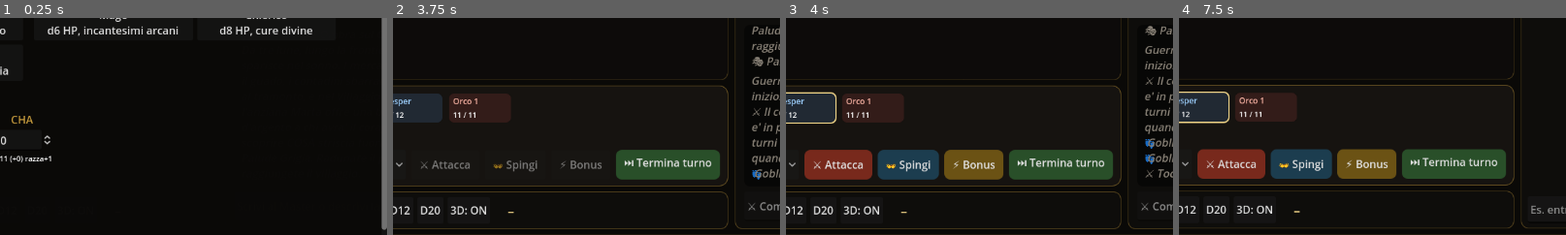
Above: before the commit, frames 1-4 (left to right).
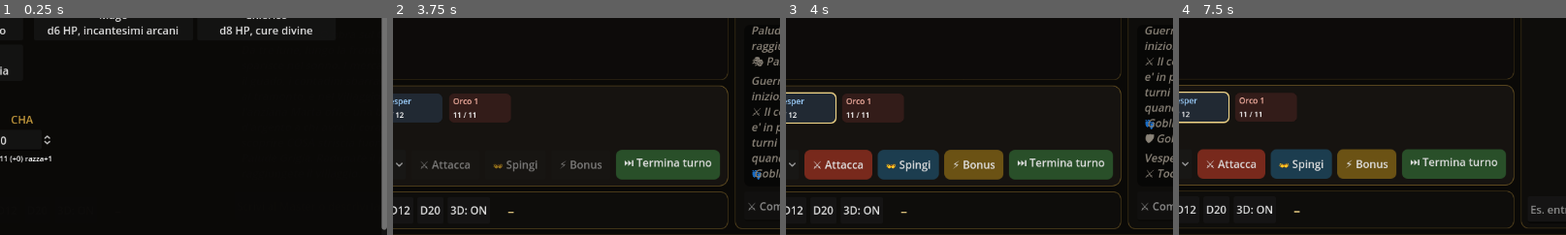
Above: after the commit, the same moments.

Repository: fanaragabriele2-coder/vtt-ventimiglia
Game: Godot game, scene res://main.tscn
Same seed, same stepped clock (60 frames per second), same inputs: the game is played once before the commit and once after it.
Inputs (mouse positions are % of the whole screen's width and height, from its top left):
- Up to frame 1 (0.25 s): no input
- Up to frame 2 (3.75 s): click (94, 40) at 0.52 s; type "12" at 0.6 s; click (92, 89) at 0.75 s; type "12" at 0.83 s; click "🏳 Fine scontro" at 1.25 s; click "🎲 INIZIA L'AVVENTURA" at 2 s; click "⚔ Evoca 2 Goblin" at 2.75 s; click "💀 Evoca Orco" at 3.5 s
- Up to frame 3 (4 s): no input
- Up to frame 4 (7.5 s): click "🐺 IA Nemica: ON" at 4.25 s; click "🐺 IA Nemica: OFF" at 5 s; click "🔊 Voce Master: ON" at 5.75 s; click "🔇 Voce Master: OFF" at 6.5 s; click "📖 Storia" at 7.25 s
The pictures show only the part of the screen within x 50-100%, y 45-95%; the shares and areas given below are measured in that part.

Frames 1-2 are identical in both runs. In frame 3, 1.9% of the frame differs, in the area x 92-100%, y 3-68%; in frame 4, nothing differs.

Commit message:
Godot: audit combat (4 bug corretti) + Mondo v2 con i luoghi della campagna
COMBAT — lettura integrale dei moduli, 4 bug reali corretti:
- Attacco dei PG derivato DALLA SCHEDA (prima: +4 e 1d8+2 fissi per tutti):
  bonus = competenza + miglior mod FOR/DES/INT/SAG, danno = dado di classe
  (barbaro 1d12, mago 1d10, chierico 1d6...) + mod; aggiornato anche in
  _sync_pcs_from_characters (level-up a meta' campagna).
- end_combat ora chiama ConditionsManager.reset() e SurfacesManager.reset():
  prima NESSUNO li chiamava e col round riazzerato la scadenza non scattava
  mai (differenza negativa) — condizioni e fiamme fantasma infestavano lo
  scontro successivo. L'elevazione resta (terreno, non effetto).
- remove_combatant sul turno corrente: il turno passa al prossimo VIVO via
  _find_next_living_index (prima poteva incagliarsi su uno sconfitto).
- EnemyAI._cella_libera_verso: i nemici non si accatastano piu' sulla
  stessa cella (accorciano il passo fino alla prima cella libera).
- Specchi Python: attacco da scheda, salto dei morti, anti-sovrapposizione.

MONDO v2 — la mappa diventa un LUOGO:
- sentieri dal villaggio a ogni tappa della campagna (mai sopra l'acqua),
  palizzata con varchi sulle strade + pozzo in piazza + 8 case, cerchio di
  pietre con alone violaceo nella Palude (l'arena del finale), accampamento
  alle Rocce (tende, gabbie vuote, braci), molo e barca sul Lago, rovine di
  torre nei Prati, canneti al Guado, fiori. Stesse 9 tessere/etichette:
  campagna e salvataggi restano compatibili.
- ROADMAP Parte 4: esito audit + prossimi passi ordinati per impatto.

Co-Authored-By: Claude Opus 4.8 <noreply@anthropic.com>
Claude-Session: https://claude.ai/code/session_01EitiiDafKKu7YfdrUthcuc

Diff:
--- a/godot/scripts/combat/combat_manager.gd
+++ b/godot/scripts/combat/combat_manager.gd
@@ -34,6 +34,12 @@
 
 const MONSTERS_PATH: String = "res://data/monsters.json"
 const PC_PREFIX: String = "pc-"
+# Dado di danno dell'arma "di elezione" di ogni classe (senza il modificatore, aggiunto a parte):
+# la scheda ORA conta — un barbaro picchia da barbaro, un chierico no.
+const DADO_DANNO_CLASSE: Dictionary = {
+	"guerriero": "1d8", "barbaro": "1d12", "ladro": "1d8",
+	"ranger": "1d8", "mago": "1d10", "chierico": "1d6",
+}
 
 var _monster_catalog: Array[Dictionary] = []
 var _combatants: Array[Dictionary] = []
@@ -74,8 +80,26 @@
 	return String(c.get("characterId", "")) if not c.is_empty() else ""
 
 
+## Statistiche d'attacco DERIVATE DALLA SCHEDA (prima erano fisse 4 / 1d8+2 per tutti):
+## bonus = competenza + il miglior modificatore da combattimento (FOR/DES/INT/SAG — copre
+## marziali, schermitori e incantatori); danno = dado della classe + lo stesso modificatore.
+func _attacco_da_scheda(c: CharacterData) -> Dictionary:
+	var mod: int = maxi(
+		maxi(c.modifier_of("str"), c.modifier_of("dex")),
+		maxi(c.modifier_of("int"), c.modifier_of("wis"))
+	)
+	var dado: String = String(DADO_DANNO_CLASSE.get(c.class_name_label.to_lower(), "1d8"))
+	var formula: String = dado
+	if mod > 0:
+		formula += "+%d" % mod
+	elif mod < 0:
+		formula += str(mod)
+	return { "bonus": c.proficiency_bonus + mod, "formula": formula }
+
+
 func _make_pc_combatant(c: CharacterData) -> Dictionary:
 	# Specchia la scheda del membro; gli HP restano autorevoli in CharacterManager, qui e' un riflesso.
+	var attacco: Dictionary = _attacco_da_scheda(c)
 	return {
 		"id": pc_id_di(c.id), "kind": "pc", "characterId": c.id,
 		"name": c.character_name,
@@ -85,7 +109,9 @@
 		"temporaryHitPoints": c.hp_temporary,
 		"initiative": 0,
 		"initiativeBonus": c.modifier_of("dex"),
-		"attackBonus": 4, "damageFormula": "1d8+2", "defeated": c.hp_current <= 0,
+		"attackBonus": int(attacco["bonus"]),
+		"damageFormula": String(attacco["formula"]),
+		"defeated": c.hp_current <= 0,
 	}
 
 
@@ -266,6 +292,12 @@
 	_round = 0
 	_current_turn_index = -1
 	_last_event = "Combattimento terminato."
+	# Gli EFFETTI TRANSITORI muoiono con lo scontro: condizioni e superfici di un combattimento
+	# non devono infestare il successivo (il round riparte da 1 e la loro scadenza non
+	# scatterebbe MAI: "round_attuale - appliedAt" diventerebbe negativo). L'elevazione invece
+	# resta: e' terreno dell'arena, non un effetto.
+	ConditionsManager.reset()
+	SurfacesManager.reset()
 	GameState.set_combat_active(false)
 	combat_ended.emit()
 	_allinea_pc_roster()
@@ -327,6 +359,10 @@
 		pc["temporaryHitPoints"] = c.hp_temporary
 		pc["initiativeBonus"] = c.modifier_of("dex")
 		pc["defeated"] = c.hp_current <= 0
+		# Anche l'attacco segue la scheda (level-up o caratteristiche cambiate a meta' campagna).
+		var attacco: Dictionary = _attacco_da_scheda(c)
+		pc["attackBonus"] = int(attacco["bonus"])
+		pc["damageFormula"] = String(attacco["formula"])
 
 
 # --- Dadi e formule di danno (porting fedele di rollD20WithMode / rollDamageFormula) ---
@@ -599,9 +635,12 @@
 		# tolto l'ultimo nemico: e' comunque una fine dello scontro (senza vittoria "da uccisione")
 		end_combat()
 	elif era_suo_turno:
-		_current_turn_index = _current_turn_index % maxi(1, _combatants.size())
-		var corrente: Dictionary = _combatants[_current_turn_index]
-		turn_changed.emit(String(corrente["id"]), _round)
+		# Il turno passa al PROSSIMO VIVO, non semplicemente a chi e' scivolato in quell'indice
+		# (che potrebbe essere un combattente gia' sconfitto: il giro si bloccherebbe su di lui).
+		var prossimo: int = _find_next_living_index(_current_turn_index - 1)
+		if prossimo >= 0:
+			_current_turn_index = prossimo
+			turn_changed.emit(String(_combatants[_current_turn_index]["id"]), _round)
 	return true
 
 
--- a/godot/scripts/combat/enemy_ai.gd
+++ b/godot/scripts/combat/enemy_ai.gd
@@ -98,7 +98,7 @@
 	if npc_cell != null and pc_cell != null:
 		var dist: int = chebyshev(npc_cell, pc_cell)
 		if dist > 1:
-			var dest: Variant = cella_verso_bersaglio(npc_cell, pc_cell, PORTATA_MOVIMENTO)
+			var dest: Variant = _cella_libera_verso(String(cur["id"]), npc_cell, pc_cell)
 			if dest != null:
 				CombatManager.set_combatant_cell(String(cur["id"]), dest)
 				GameState.announce("👣 %s avanza verso %s." % [String(cur["name"]), String(bersaglio["name"])])
@@ -115,6 +115,27 @@
 	CombatManager.next_turn()
 
 
+## Come cella_verso_bersaglio, ma MAI su una cella gia' occupata da un altro combattente
+## (prima i nemici si accatastavano sullo stesso quadretto): se la destinazione ideale e'
+## presa, accorcia il passo finche' trova una cella libera; se sono tutte prese resta fermo.
+func _cella_libera_verso(npc_id: String, npc_cell: Vector2i, pc_cell: Vector2i) -> Variant:
+	var occupate: Dictionary = {}
+	for c: Dictionary in CombatManager.get_state()["combatants"]:
+		var cid: String = String(c["id"])
+		if cid == npc_id or bool(c["defeated"]):
+			continue
+		var cella: Variant = CombatManager.get_combatant_cell(cid)
+		if cella != null:
+			occupate[cella] = true
+	for passi: int in range(PORTATA_MOVIMENTO, 0, -1):
+		var dest: Variant = cella_verso_bersaglio(npc_cell, pc_cell, passi)
+		if dest == null:
+			return null
+		if not occupate.has(dest):
+			return dest
+	return null
+
+
 func set_enabled(enabled: bool) -> void:
 	_abilitata = enabled
 
Binary file changed: godot/assets/maps/mappa_01.png
Binary file changed: godot/assets/maps/mappa_02.png
Binary file changed: godot/assets/maps/mappa_03.png
Binary file changed: godot/assets/maps/mappa_04.png
Binary file changed: godot/assets/maps/mappa_05.png
Binary file changed: godot/assets/maps/mappa_06.png
Binary file changed: godot/assets/maps/mappa_07.png
Binary file changed: godot/assets/maps/mappa_08.png
Binary file changed: godot/assets/maps/mappa_09.png
Not shown, changed: godot/ROADMAP.md
